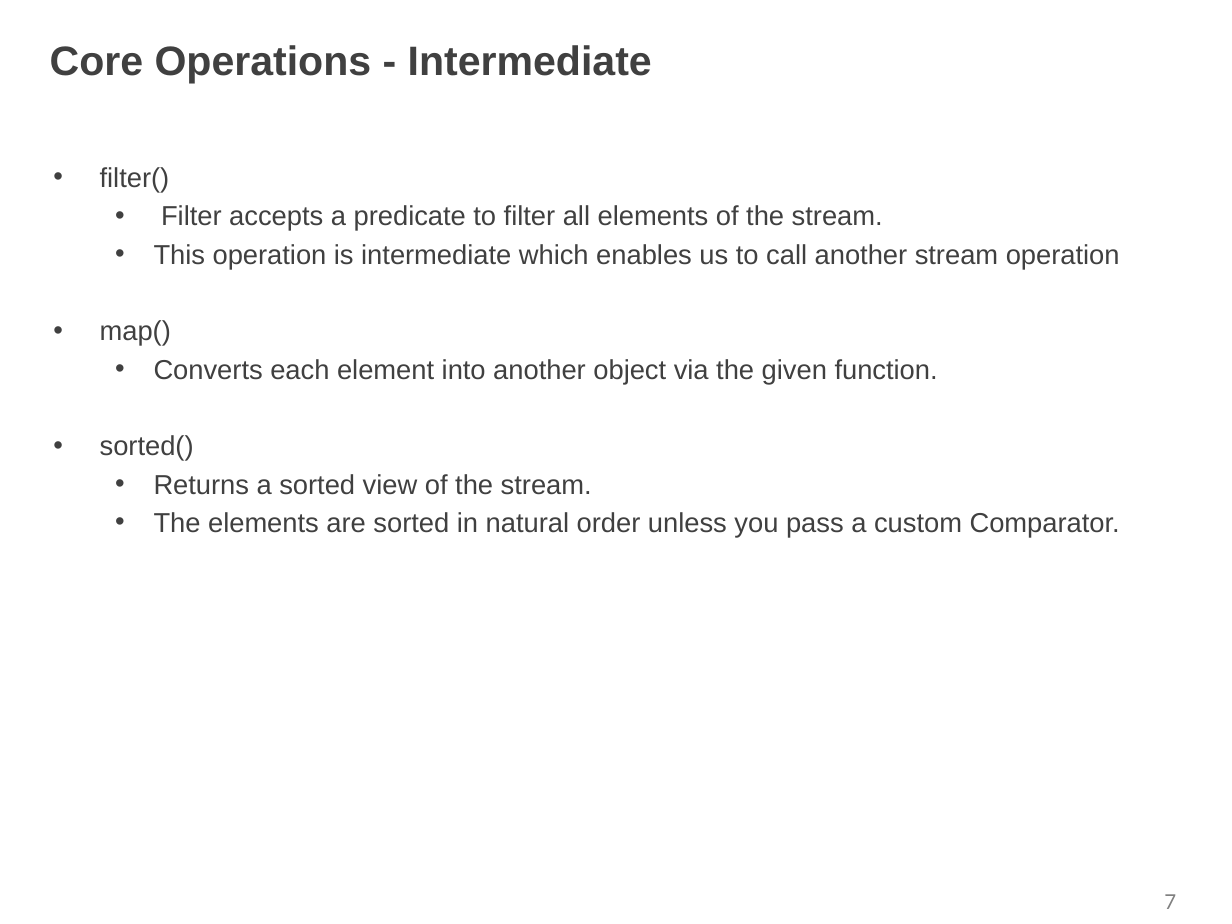
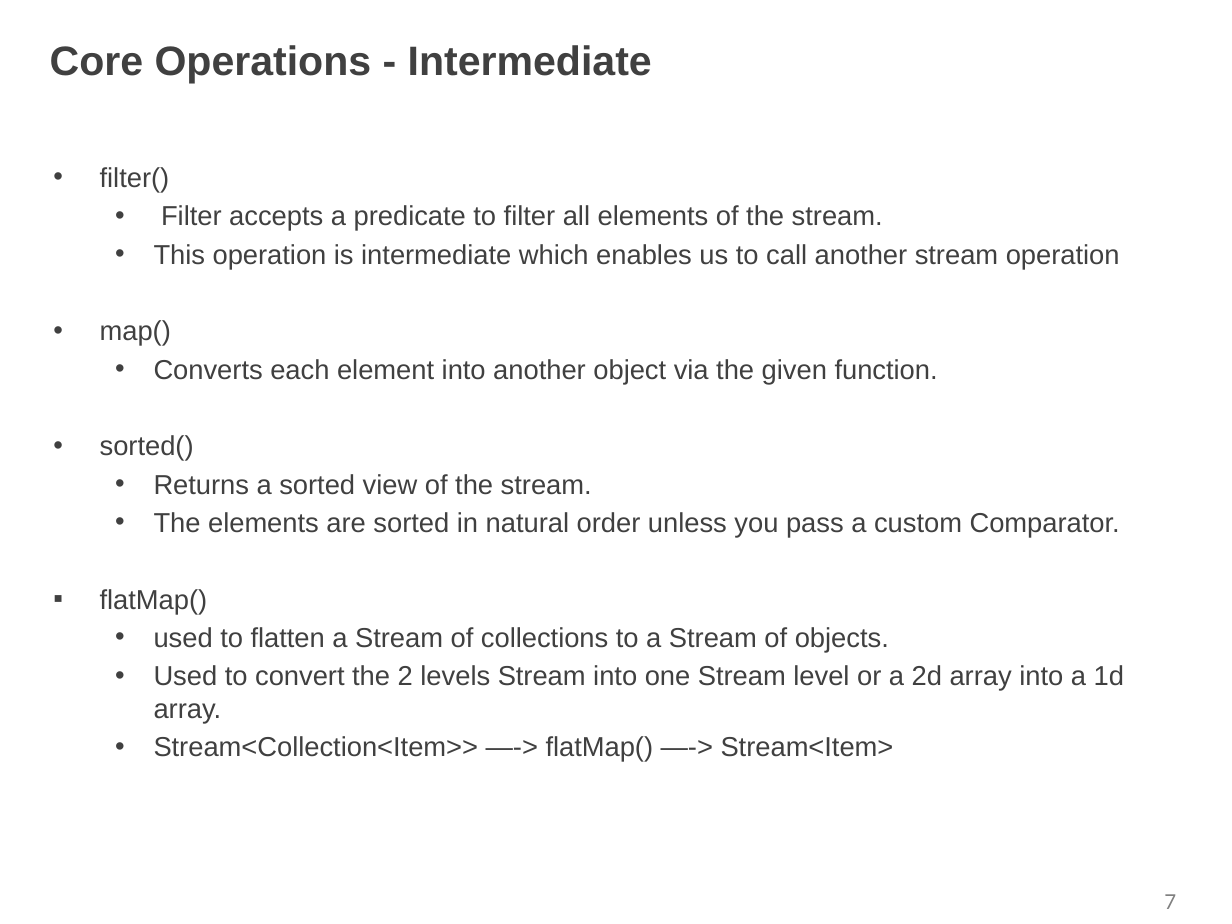
Before and after one commit to shalini06mittal/NCPIWS, a slide deck: slide 7 of ppt/StreamAPI.pptx. Drawn at 1232x924 pixels with LibreOffice and Linux fonts; fonts in the diff are those of the drawing; background and template pictures are left out. Boxes give left, top, right and bottom in pixels: in the first picture for what was removed or moved away, otherwise in the second. Text is boxed around its words. In the diff, an @@ line names an element or a change of style, - is before the commit and + after.

Commit message:
stream api advance

```diff
--- a/ppt/StreamAPI.pptx
+++ b/ppt/StreamAPI.pptx
@@ text at (x1=100, y1=589, x2=1124, y2=762): paragraphs added @@
+▪ flatMap()
+  • used to flatten a Stream of collections to a Stream of objects.
+  • Used to convert the 2 levels Stream into one Stream level or a 2d array into a 1d array.
+  • Stream<Collection<Item>> —-> flatMap() —-> Stream<Item>
```
Also in this commit, not shown: 8 other files.
